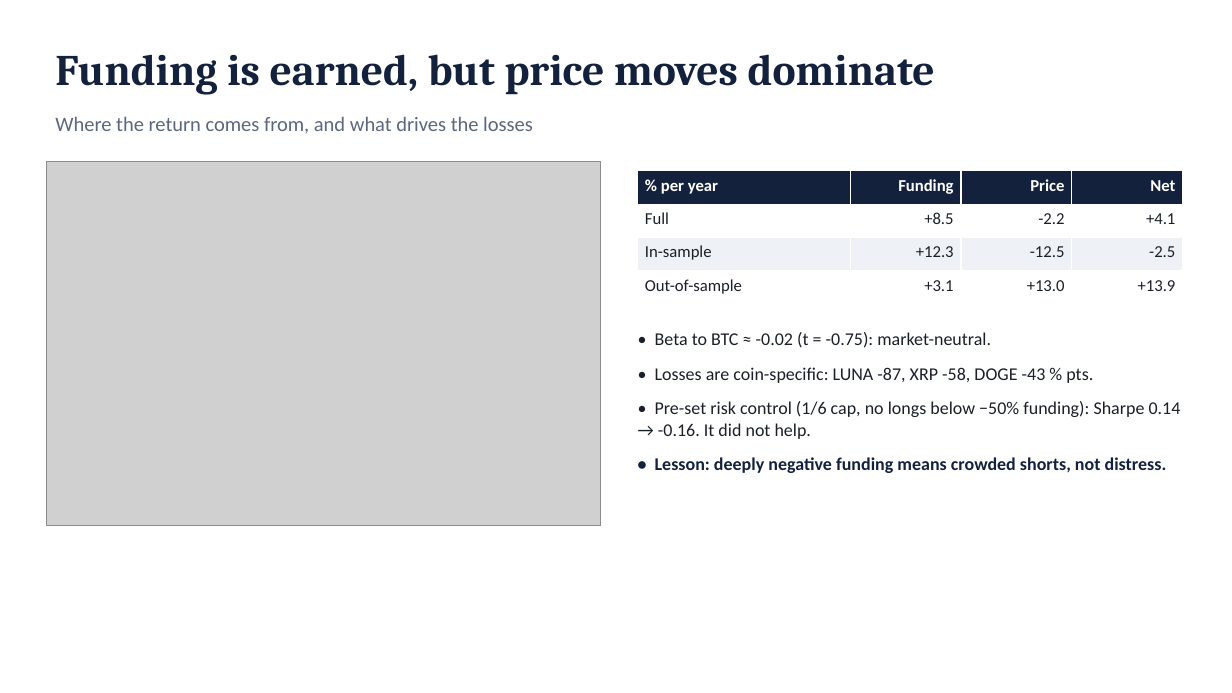
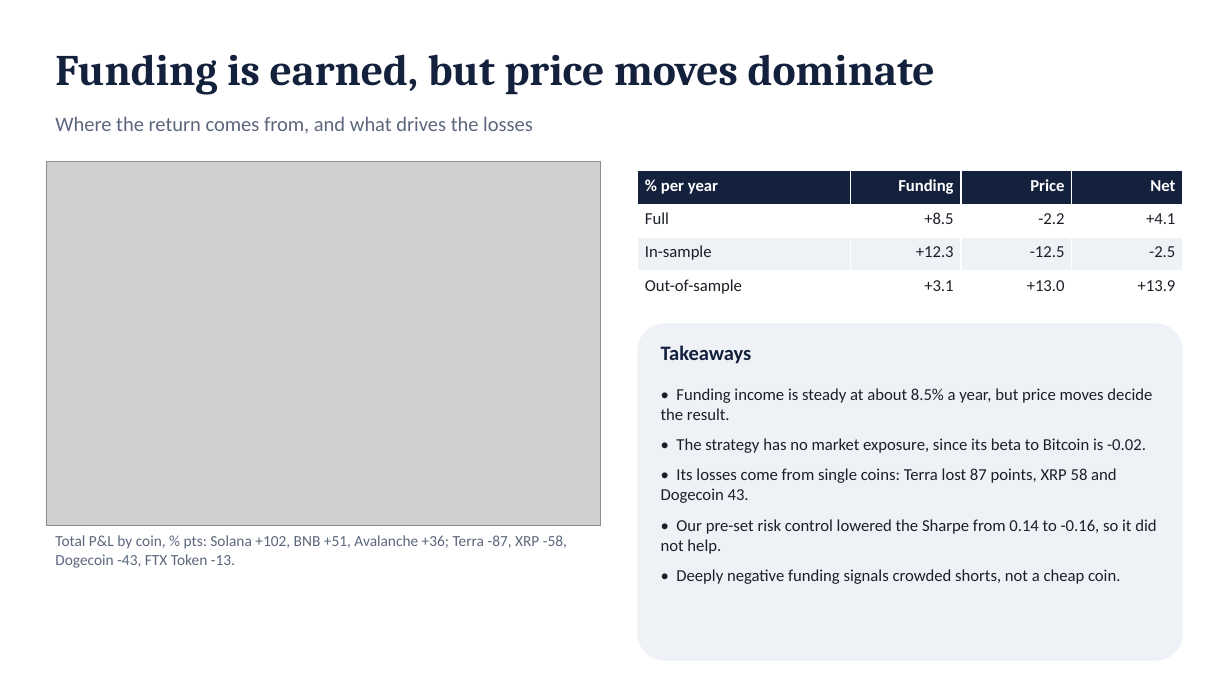
Before and after one commit to rezazamani2329/currency-crypto-carry, a slide deck: slide 8 of slides/presentation_10min.pptx. Drawn at 1232x693 pixels with LibreOffice and Linux fonts; fonts in the diff are those of the drawing; grey boxes stand for pictures. Boxes give left, top, right and bottom in pixels: in the first picture for what was removed or moved away, otherwise in the second. Text is boxed around its words. In the diff, an @@ line names an element or a change of style, - is before the commit and + after.

Commit message:
10-minute deck: name the currencies and coins, full-sentence bullets, takeaways on slides 8 and 9

```diff
--- a/slides/presentation_10min.pptx
+++ b/slides/presentation_10min.pptx
@@ rounded rectangle added at box(638, 323, 1183, 661), fill #EEF1F6 @@
@@ text added at box(661, 345, 752, 364), 16 pt, text #14213D, bold @@
+Takeaways
@@ text at box(661, 388, 1156, 584): text changed; size 14 to 13 pt @@
-• Beta to BTC ≈ -0.02 (t = -0.75): market-neutral.
-• Losses are coin-specific: LUNA -87, XRP -58, DOGE -43 % pts.
-• Pre-set risk control (1/6 cap, no longs below −50% funding): Sharpe 0.14 → -0.16. It did not help.
-• Lesson: deeply negative funding means crowded shorts, not distress.
+• Funding income is steady at about 8.5% a year, but price moves decide the result.
+• The strategy has no market exposure, since its beta to Bitcoin is -0.02.
+• Its losses come from single coins: Terra lost 87 points, XRP 58 and Dogecoin 43.
+• Our pre-set risk control lowered the Sharpe from 0.14 to -0.16, so it did not help.
+• Deeply negative funding signals crowded shorts, not a cheap coin.
@@ text added at box(55, 535, 567, 568), 12 pt, text #5C677D @@
+Total P&L by coin, % pts: Solana +102, BNB +51, Avalanche +36; Terra -87, XRP -58, Dogecoin -43, FTX Token -13.
```
Also in this commit, not shown: 6 other slides changed, 4 other files.
